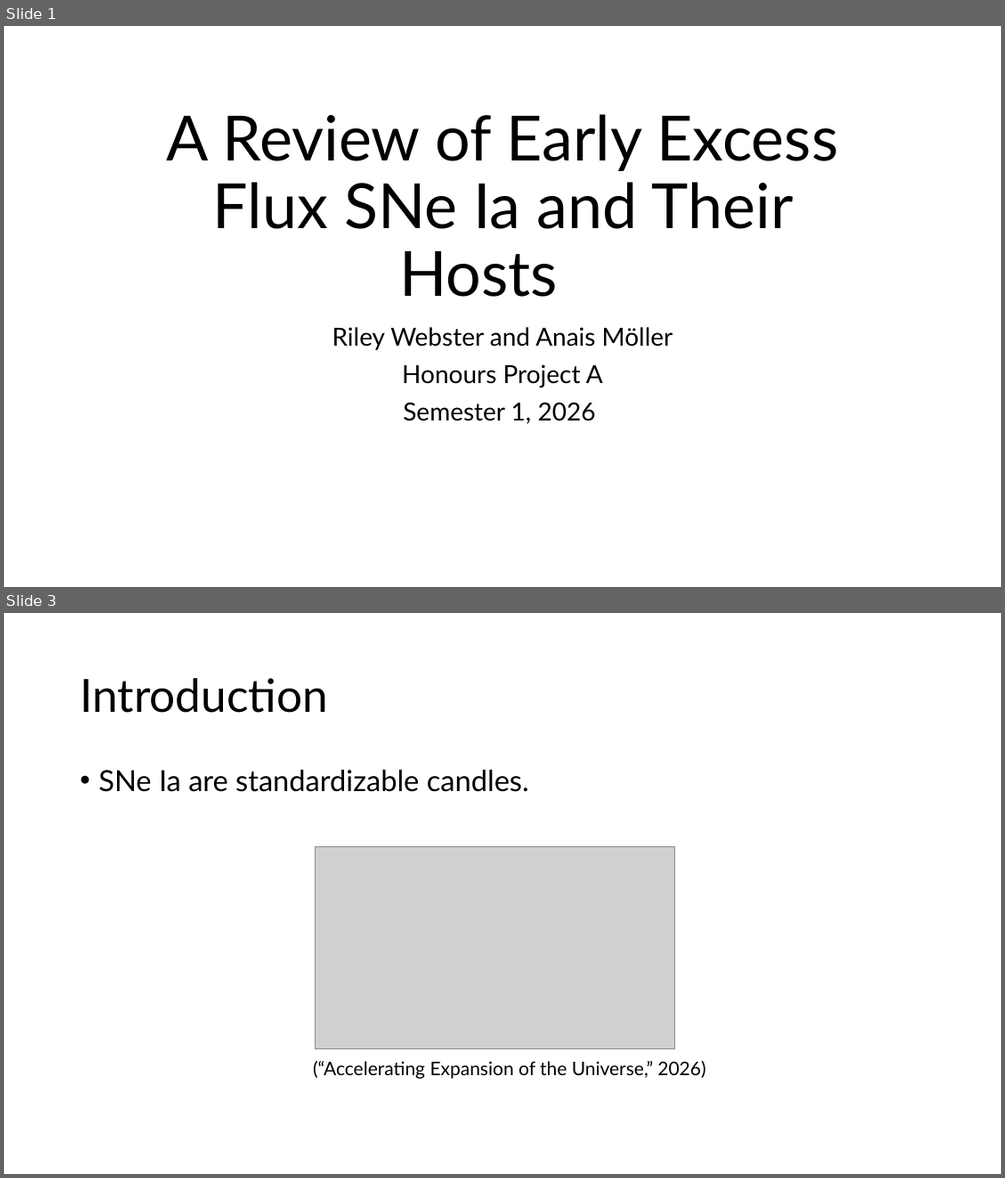
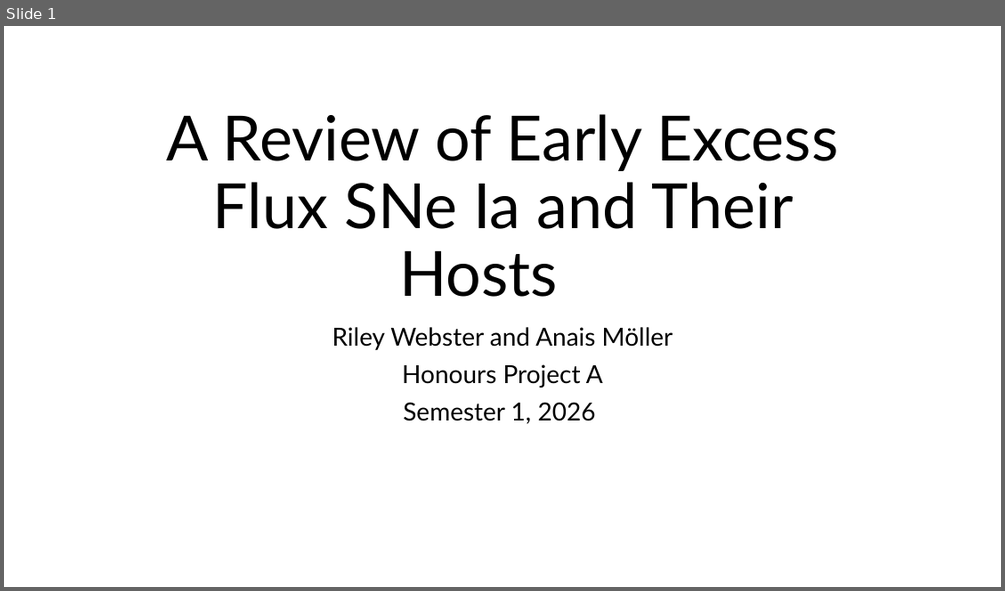
Before and after one commit to Webd0g/Honours_Project, a slide deck: Oral_presentation/Oral_Presentation.pptx. Shown one above the other, each under a label of ours: slides 1 and 3 before the commit, slide 1 after it; the slides between them are not shown. The pictures are 1005x1178 and 1005x591 pixels, drawn with LibreOffice and Linux fonts; fonts in the diff are those of the drawing; grey boxes stand for pictures; background and template pictures are left out. Boxes give left, top, right and bottom in pixels: in the first picture for what was removed or moved away, otherwise in the second. Text is boxed around its words. In the diff, an @@ line names an element or a change of style, - is before the commit and + after.

```diff
--- a/Oral_presentation/Oral_Presentation.pptx
+++ b/Oral_presentation/Oral_Presentation.pptx
@@ slide 3 removed at <box>4,613,1001,1174</box>, background picture (left out) @@
@@ title removed at <box>80,678,328,713</box> @@
-Introduction
@@ text removed at <box>98,770,529,792</box> @@
-• SNe Ia are standardizable candles.
@@ picture removed at <box>316,846,675,1049</box> @@
@@ text removed at <box>313,1061,705,1078</box> @@
-(“Accelerating Expansion of the Universe,” 2026)
```
Also in this commit, not shown: 4 slides changed, 4 slides added, 7 other slides removed, 12 other files.
